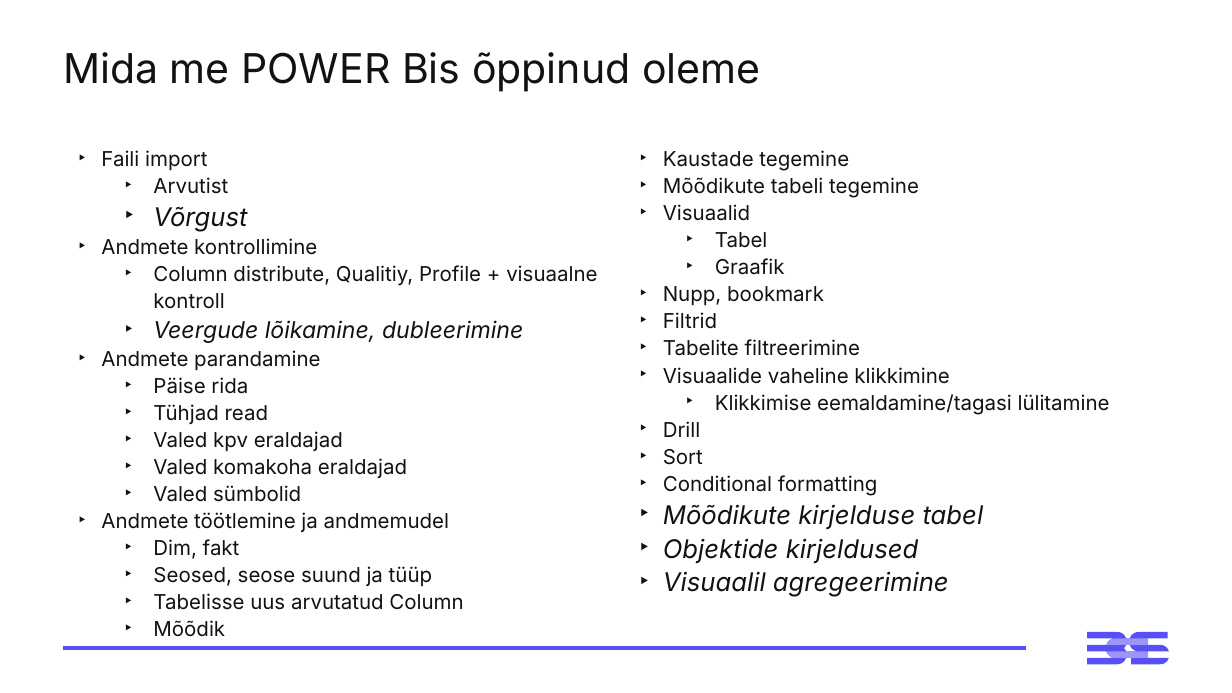
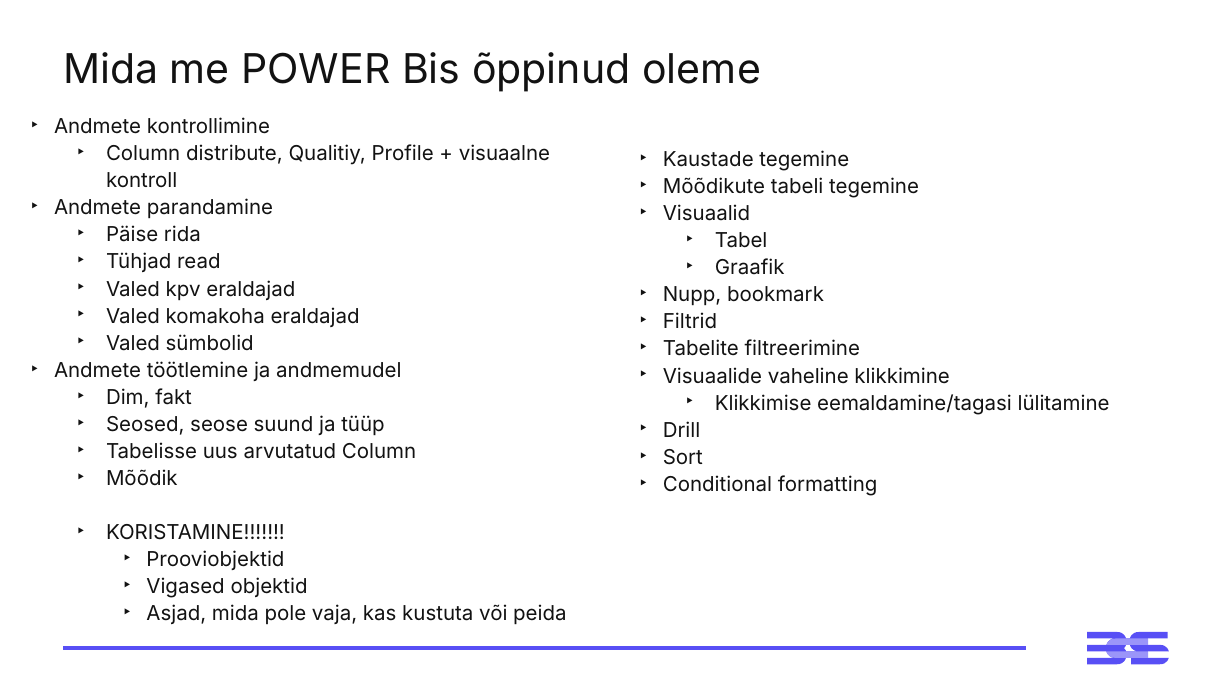
Before and after one commit to emilieabel/andmetarkus, a slide deck: slide 3 of Materjalid/Day3 M Visuaalid Andmelugu/3-paev-andmetarkus-esitlus.pptx. Drawn at 1232x693 pixels with LibreOffice and Linux fonts; fonts in the diff are those of the drawing. Boxes give left, top, right and bottom in pixels: in the first picture for what was removed or moved away, otherwise in the second. Text is boxed around its words. In the diff, an @@ line names an element or a change of style, - is before the commit and + after.

```diff
--- a/Materjalid/Day3 M Visuaalid Andmelugu/3-paev-andmetarkus-esitlus.pptx
+++ b/Materjalid/Day3 M Visuaalid Andmelugu/3-paev-andmetarkus-esitlus.pptx
@@ text "Andmete kontrollimine": place and size @@
-text "Andmete kontrollimine" at [101,150,597,637]
+text "Andmete kontrollimine" at [54,117,566,625]
@@ text at [101,150,247,232]: paragraphs removed @@
-‣ Faili import
-  ‣ Arvutist
-  ‣ Võrgust
@@ text at [153,320,523,343]: paragraph removed @@
-  ‣ Veergude lõikamine, dubleerimine
@@ text at [663,504,984,597]: paragraphs removed @@
-‣ Mõõdikute kirjelduse tabel
-‣ Objektide kirjeldused
-‣ Visuaalil agregeerimine
@@ text at [106,524,566,625]: paragraphs added @@
+  ‣ KORISTAMINE!!!!!!!
+    ‣ Prooviobjektid
+    ‣ Vigased objektid
+    ‣ Asjad, mida pole vaja, kas kustuta või peida
```
Also in this commit, not shown: 7 other files.
